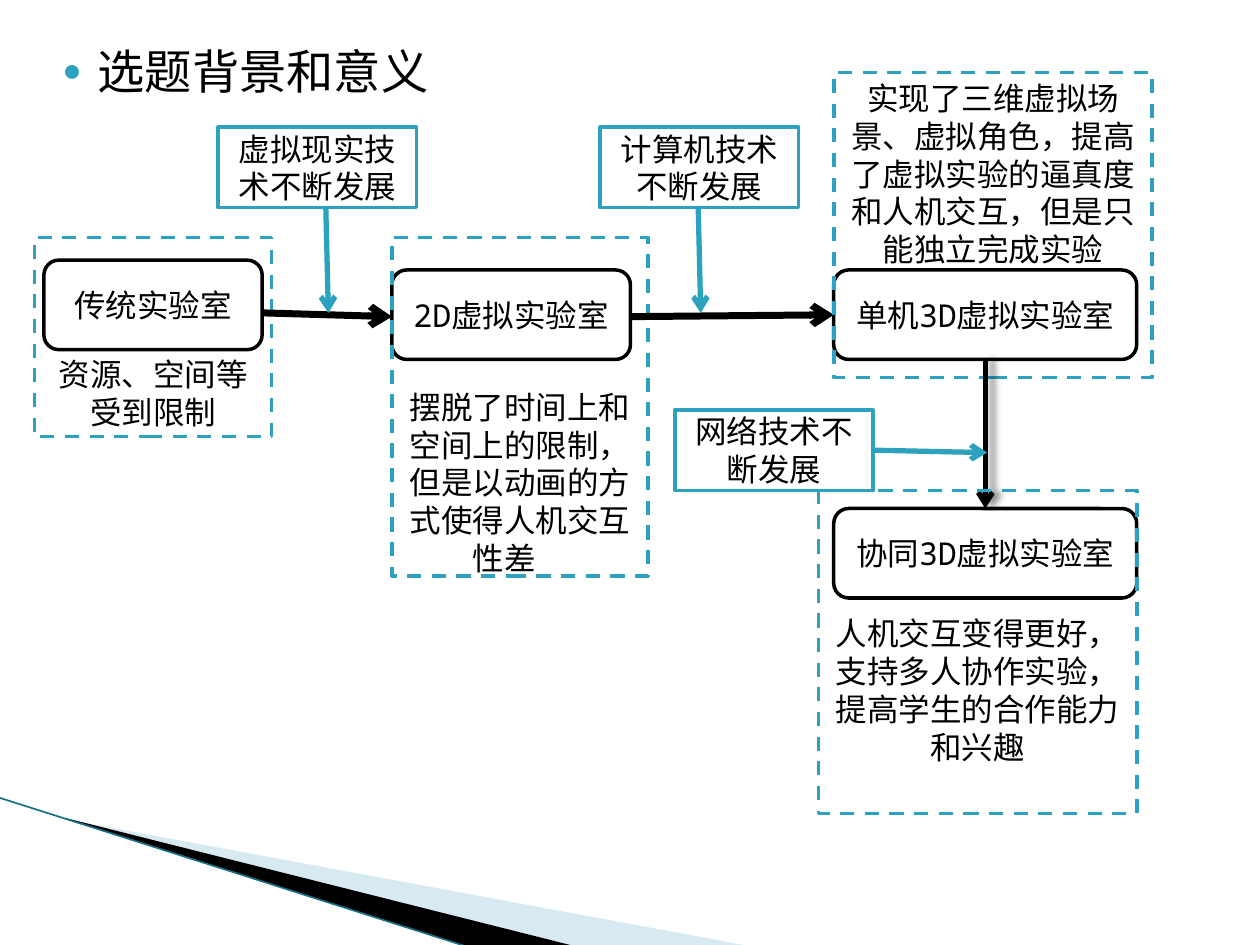
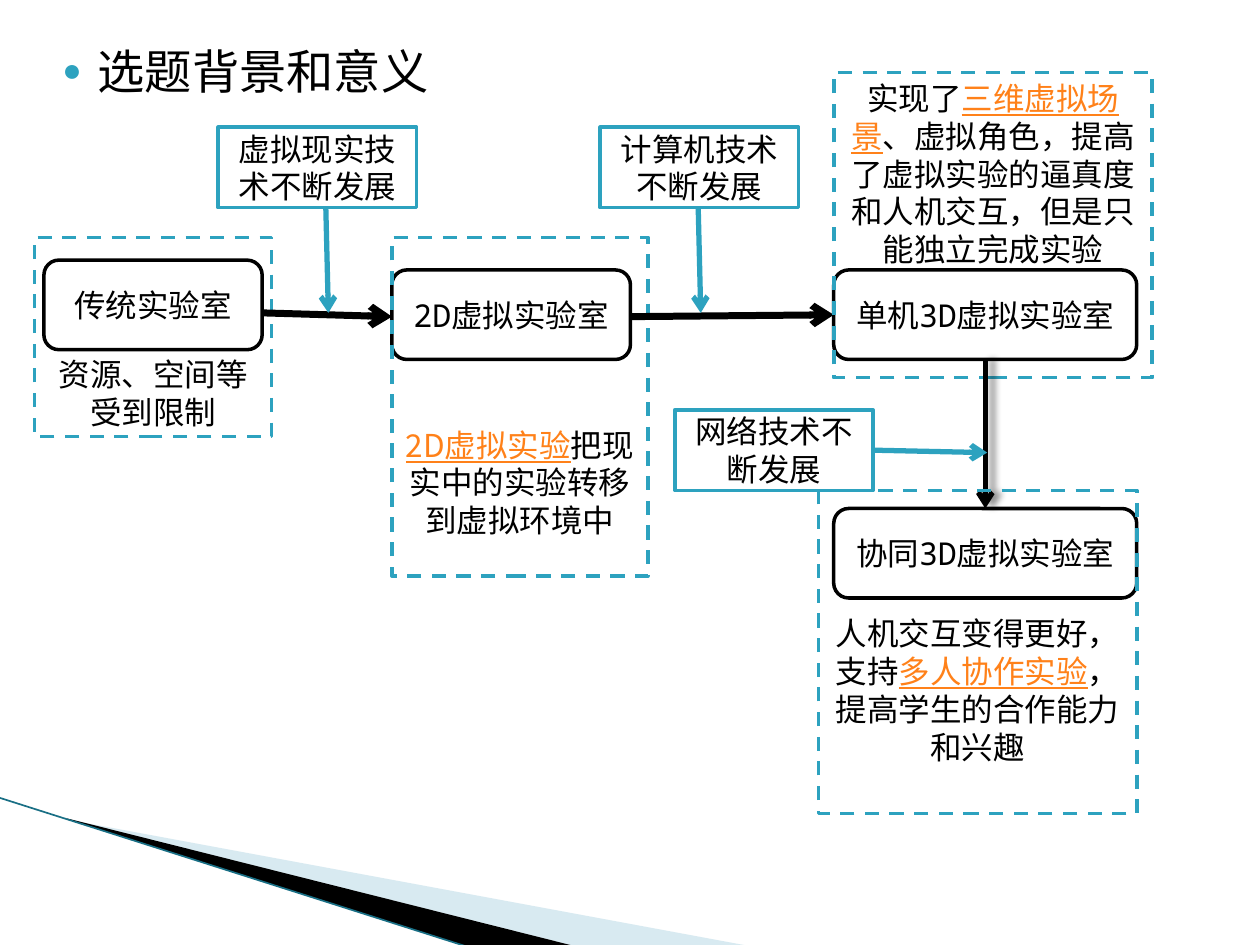
Before and after one commit to zxy15914507674/bishe, a slide deck: slide 3 of 张祥裕答辩PPT.pptx. Drawn at 1260x945 pixels with LibreOffice and Linux fonts; fonts in the diff are those of the drawing; background and template pictures are left out. Boxes give left, top, right and bottom in pixels: in the first picture for what was removed or moved away, otherwise in the second. Text is boxed around its words. In the diff, an @@ line names an element or a change of style, - is before the commit and + after.

```diff
--- a/张祥裕答辩PPT.pptx
+++ b/张祥裕答辩PPT.pptx
@@ rectangle "实现了三维虚拟场景、虚拟角色，提高了虚拟实验的逼真度和人机交互，但是只能独立完成实验" at bbox=[834, 73, 1153, 378]: text colour #000000 to #FF8119, underline on in "实现了三维虚拟场景、虚拟角色，提高了虚拟实验的逼真度和人机交互，但是只能独立完成实验" @@
@@ text in rectangle at bbox=[410, 392, 631, 578]: text changed @@
-摆脱了时间上和空间上的限制，但是以动画的方式使得人机交互性差了
+2D虚拟实验把现实中的实验转移到虚拟环境中
@@ rectangle "人机交互变得更好，支持多人协作实验，提高学生的合作能力和兴趣" at bbox=[818, 490, 1137, 813]: text colour #000000 to #FF8119, underline on in "人机交互变得更好，支持多人协作实验，提高学生的合作能力和兴趣" @@
```
Also in this commit, not shown: 5 other slides changed.
